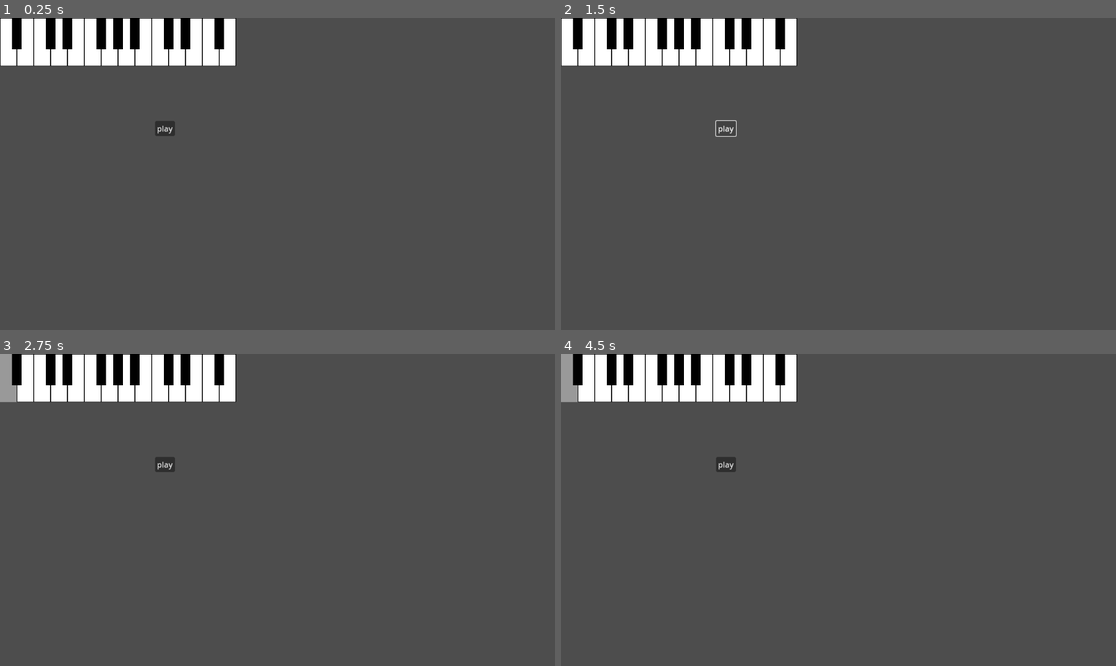
Above: before the commit, frames 1-4 (two rows, left to right).
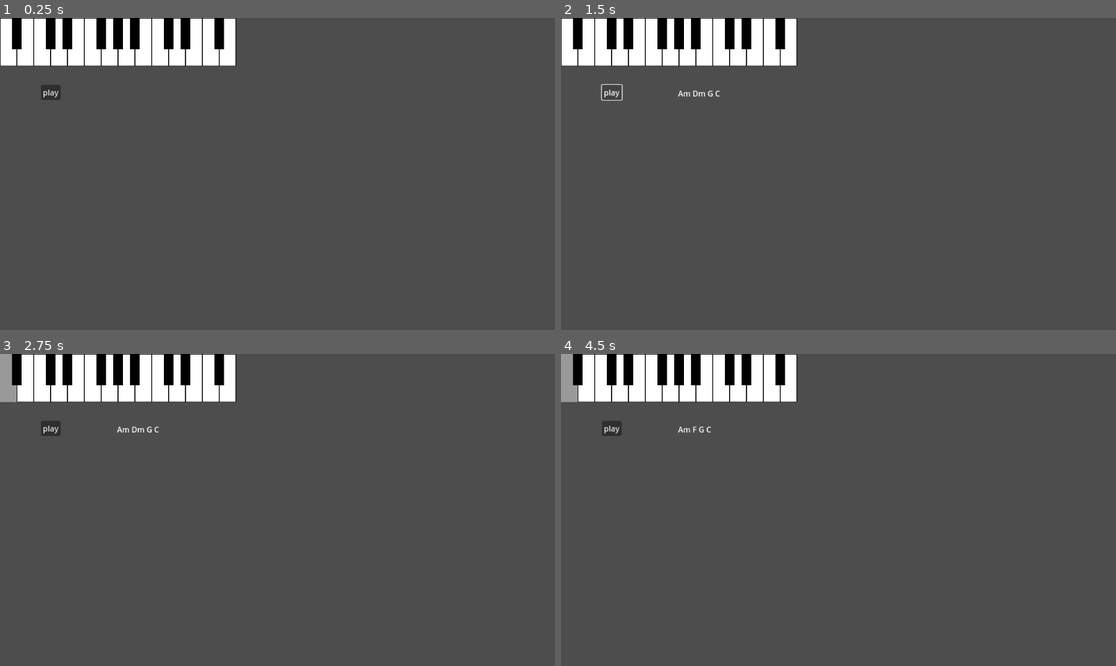
Above: after the commit, the same moments.

Repository: mjXmsdgh/godot_piano
Game: Godot game, scene res://scenes/generator.tscn
Same seed, same stepped clock (60 frames per second), same inputs: the game is played once before the commit and once after it. This scene is started directly instead of the project's main scene.
Inputs (mouse positions are in pixels of both pictures, inside the frame that each line leads up to):
- Up to frame 1 (0.25 s): no input
- Up to frame 2 (1.5 s): click "play" at 0.5 s; click "play" at 1.25 s
- Up to frame 3 (2.75 s): click (11, 378) at 2.02 s
- Up to frame 4 (4.5 s): click (572, 378) at 2.77 s; click "play" at 3.5 s; click (572, 378) at 4.27 s

The runs differ from the first frame. In frame 1, 0.3% of the frame differs, in the area x 7-32%, y 21-38%; in frame 2, 0.2%; in frame 3, 0.4%; in frame 4, 0.4%.

Commit message:
Add chord list label and update play chord logic
Added a new Label node 'chord_list' to the generator scene for displaying generated chords. Updated the play chord button logic in test_generator.gd to generate a chord list and display it in the new label.

Diff:
--- a/godot_piano/scenes/generator.tscn
+++ b/godot_piano/scenes/generator.tscn
@@ -11,11 +11,17 @@
 script = ExtResource("1_b6lqq")
 
 [node name="play_chord" type="Button" parent="."]
-offset_left = 322.0
-offset_top = 214.0
-offset_right = 330.0
-offset_bottom = 222.0
+offset_left = 85.0
+offset_top = 139.0
+offset_right = 126.0
+offset_bottom = 170.0
 text = "play"
+
+[node name="chord_list" type="Label" parent="."]
+offset_left = 243.0
+offset_top = 145.0
+offset_right = 283.0
+offset_bottom = 168.0
 
 [node name="CordManager" parent="." instance=ExtResource("1_3soth")]
 
--- a/godot_piano/scripts/test_generator.gd
+++ b/godot_piano/scripts/test_generator.gd
@@ -3,6 +3,8 @@
 
 # Called when the node enters the scene tree for the first time.
 func _ready() -> void:
+
+
 	pass # Replace with function body.
 
 
@@ -12,5 +14,8 @@
 
 
 func _on_play_chord_pressed() -> void:
-	print("play")
-	pass # Replace with function body.
+	# コード生成
+	var chord_generator_node=get_node_or_null("chord_genarator")
+	var chord_list: Array[String] = chord_generator_node.generate_chord("C", 4)
+
+	$chord_list.text = " ".join(chord_list)
